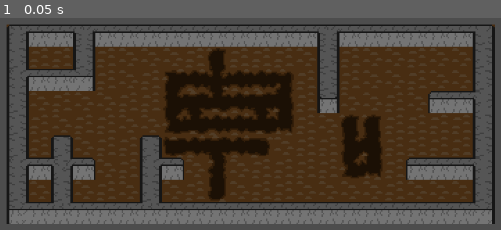
Above: before the commit, frame 1.
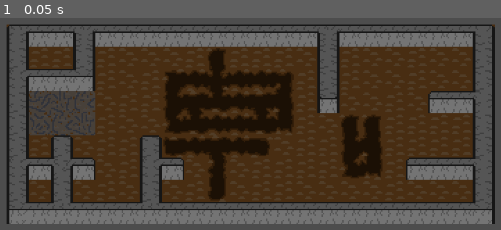
Above: after the commit, the same moment.

Repository: c-tim/spiritCorps
Game: Godot game, scene res://Scenes/TilesJas.tscn
Same seed, same stepped clock (60 frames per second), same inputs: the game is played once before the commit and once after it. The project has no main scene, so this scene is started directly.
Inputs:
- Up to frame 1 (0.05 s): no input

The runs differ from the first frame. In frame 1, 2.4% of the frame differs, in the area x 5-19%, y 34-56%.

Commit message:
Je vais pas pouvoir faire plus ce matin

Diff:
--- a/spiritcorps/Scenes/TilesJas.tscn
+++ b/spiritcorps/Scenes/TilesJas.tscn
@@ -1,8 +1,9 @@
-[gd_scene load_steps=10 format=4 uid="uid://bxh4chsaaqsm3"]
+[gd_scene load_steps=13 format=4 uid="uid://bxh4chsaaqsm3"]
 
 [ext_resource type="Texture2D" uid="uid://b0qws46rp7wsy" path="res://Assets/TilesWalls.png" id="1_7o35m"]
 [ext_resource type="Texture2D" uid="uid://b7tqxuvjbhs2j" path="res://Assets/TilesFloor.png" id="1_riebr"]
 [ext_resource type="Texture2D" uid="uid://cqs0rv4t341ym" path="res://Assets/TilesPit.png" id="3_riebr"]
+[ext_resource type="Texture2D" uid="uid://b0vxstjsrl43b" path="res://Assets/TilesFog.png" id="4_v7kcv"]
 
 [sub_resource type="TileSetAtlasSource" id="TileSetAtlasSource_watuw"]
 texture = ExtResource("1_riebr")
@@ -35,7 +36,8 @@
 
 [sub_resource type="TileSet" id="TileSet_5tuhi"]
 tile_size = Vector2i(32, 32)
-physics_layer_0/collision_layer = 1
+physics_layer_0/collision_layer = 3
+physics_layer_0/collision_mask = 3
 sources/0 = SubResource("TileSetAtlasSource_v7kcv")
 
 [sub_resource type="TileSetAtlasSource" id="TileSetAtlasSource_5tuhi"]
@@ -59,7 +61,22 @@
 
 [sub_resource type="TileSet" id="TileSet_watuw"]
 tile_size = Vector2i(32, 32)
+physics_layer_0/collision_layer = 1
 sources/2 = SubResource("TileSetAtlasSource_5tuhi")
+
+[sub_resource type="TileSetAtlasSource" id="TileSetAtlasSource_hqnah"]
+texture = ExtResource("4_v7kcv")
+texture_region_size = Vector2i(32, 32)
+0:0/0 = 0
+1:0/0 = 0
+2:0/0 = 0
+0:1/0 = 0
+
+[sub_resource type="TileSet" id="TileSet_riebr"]
+tile_size = Vector2i(32, 32)
+physics_layer_0/collision_layer = 2
+physics_layer_0/collision_mask = 2
+sources/0 = SubResource("TileSetAtlasSource_hqnah")
 
 [node name="TilesSets" type="Node2D"]
 
@@ -74,3 +91,7 @@
 [node name="Pit" type="TileMapLayer" parent="."]
 tile_map_data = PackedByteArray("AAALAAYAAgAGAAAAAAAMAAYAAgAHAAAAAAANAAYAAgABAAAAAAAOAAYAAgAGAAAAAAALAAgAAgABAAAAAAANAA …(432 unchanged characters)…
 tile_set = SubResource("TileSet_watuw")
+
+[node name="Fog" type="TileMapLayer" parent="."]
+tile_map_data = PackedByteArray("AAAEAAYAAAAAAAAAAAAFAAYAAAABAAAAAAAFAAcAAAAAAAEAAAAEAAcAAAACAAAAAAAGAAYAAAAAAAEAAAAGAAcAAAABAAAAAAA=")
+tile_set = SubResource("TileSet_riebr")
Binary file added: spiritcorps/Assets/TilesFog.png
Not shown, added: spiritcorps/Assets/TilesFog.png.import
Not shown, added: SpriteJason/ColorFog.aseprite
Not shown, added: SpriteJason/TilesFog.aseprite
